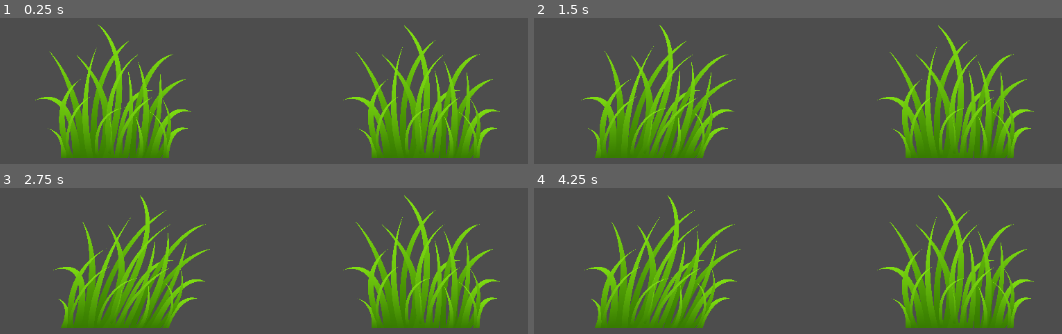
Above: before the commit, frames 1-4 (two rows, left to right).
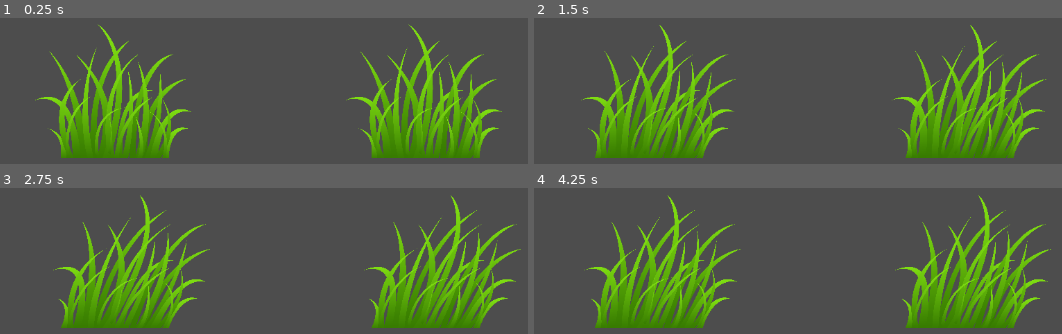
Above: after the commit, the same moments.

Repository: IsaacRF/godot-shaders-test
Game: Godot game, scene res://scenes/grass.tscn
Same seed, same stepped clock (60 frames per second), same inputs: the game is played once before the commit and once after it.
Inputs:
- Up to frame 1 (0.25 s): no input
- Up to frame 2 (1.5 s): no input
- Up to frame 3 (2.75 s): no input
- Up to frame 4 (4.25 s): no input

The runs differ from the first frame. In frame 1, 6.0% of the frame differs, in the area x 64-96%, y 4-94%; in frame 2, 9.0%; in frame 3, 8.9%; in frame 4, 9.1%, in the area x 64-98%, y 4-96%.

Commit message:
Add code version of the grass vertex shader

Diff:
--- a/scenes/grass.tscn
+++ b/scenes/grass.tscn
@@ -1,10 +1,14 @@
-[gd_scene load_steps=4 format=3 uid="uid://ioex6qfrr2oe"]
+[gd_scene load_steps=6 format=3 uid="uid://ioex6qfrr2oe"]
 
 [ext_resource type="Shader" uid="uid://b7rujouj77sdh" path="res://shaders/grass.tres" id="1_nm45j"]
 [ext_resource type="Texture2D" uid="uid://dma340qws6tbh" path="res://assets/grass.png" id="2_ms7kl"]
+[ext_resource type="Shader" path="res://shaders/grass.gdshader" id="3_aiodh"]
 
 [sub_resource type="ShaderMaterial" id="ShaderMaterial_e0x87"]
 shader = ExtResource("1_nm45j")
+
+[sub_resource type="ShaderMaterial" id="ShaderMaterial_v4jpr"]
+shader = ExtResource("3_aiodh")
 
 [node name="Node2D" type="Node2D"]
 
@@ -15,6 +19,7 @@
 texture = ExtResource("2_ms7kl")
 
 [node name="GrassCode" type="Sprite2D" parent="."]
+material = SubResource("ShaderMaterial_v4jpr")
 position = Vector2(824, 331)
 scale = Vector2(0.0695245, 0.0695245)
 texture = ExtResource("2_ms7kl")
--- /dev/null
+++ b/shaders/grass.gdshader
@@ -0,0 +1,23 @@
+shader_type canvas_item;
+
+// Called for every vertex the material is visible on.
+void vertex() {
+	float speed = 0.5;
+	float multiplier = 1000.0;
+
+	float wave = sin(TIME * speed) * multiplier;
+	vec2 vector = vec2(wave, 0);
+
+	if (VERTEX.y < 0.0) {
+		VERTEX += vector;
+	}
+}
+
+void fragment() {
+	// Called for every pixel the material is visible on.
+}
+
+//void light() {
+	// Called for every pixel for every light affecting the CanvasItem.
+	// Uncomment to replace the default light processing function with this one.
+//}
